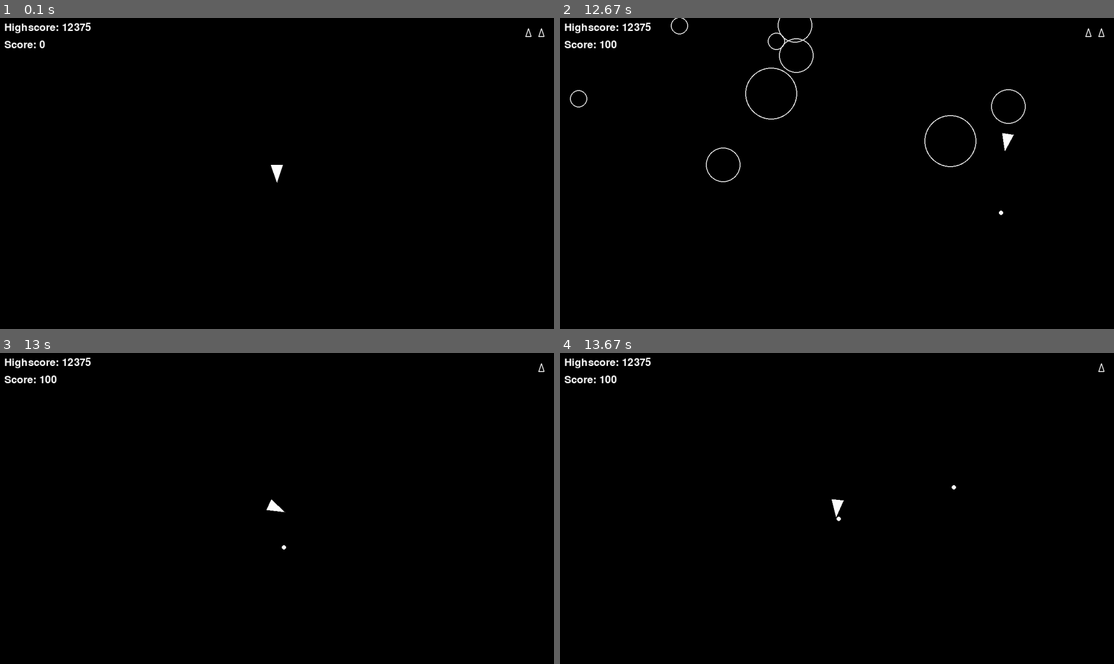
Above: before the commit, frames 1-4 (two rows, left to right).
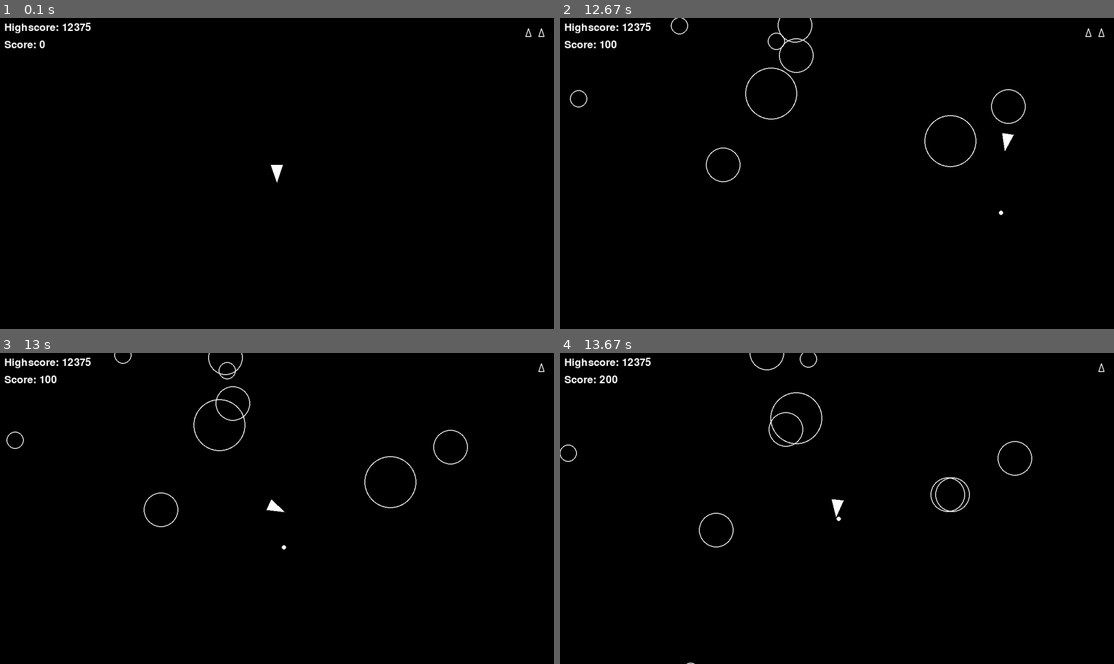
Above: after the commit, the same moments.

Repository: vinetailgames/pygames_asteroids
Game: pygame game, started from main.py
Same seed, same stepped clock (60 frames per second), same inputs: the game is played once before the commit and once after it.
Inputs:
- Up to frame 1 (0.1 s): no input
- Up to frame 2 (12.67 s): tap Space at 0.33, 0.73, 1.03, 1.3, 1.63, 1.93, 2.07, 2.47, 2.77, 3.13, 3.53, 3.83, 4.03, 4.33, 4.53, 4.87, 5.17, 5.37, 5.67, 5.93, 6.27, 6.57, 6.7, 7.1, 7.4, 7.77, 8.17, 8.47, 8.67, 8.97, 9.17, 9.5, 9.8, 10, 10.3, 10.57, 10.9, 11.2, 11.33, 11.73, 12.03, 12.4 s; hold Left 0.67-1.2 s; hold Down 1.23-1.53 s; hold Left 1.57-1.97 s; hold Up 2-2.37 s; hold Right 2.4-3.03 s; hold Down 3.07-3.43 s; hold Left 3.47-3.93 s; hold Right 3.97-4.43 s; hold Up 4.47-4.77 s; hold Right 4.8-5.27 s; hold Left 5.3-5.83 s; hold Down 5.87-6.17 s; hold Left 6.2-6.6 s; hold Up 6.63-7 s; hold Right 7.03-7.67 s; hold Down 7.7-8.07 s; hold Left 8.1-8.57 s; hold Right 8.6-9.07 s; hold Up 9.1-9.4 s; hold Right 9.43-9.9 s; hold Left 9.93-10.47 s; hold Down 10.5-10.8 s; hold Left 10.83-11.23 s; hold Up 11.27-11.63 s; hold Right 11.67-12.3 s; hold Down from 12.33 s (still down)
- Up to frame 3 (13 s): release Down at 12.7 s; hold Left from 12.73 s (still down); tap Space at 12.8 s
- Up to frame 4 (13.67 s): tap Space at 13.1, 13.3, 13.6 s; release Left at 13.2 s; hold Right from 13.23 s (still down)

Frames 1-2 are identical in both runs. In frame 3, 0.7% of the frame differs, in the area x 1-85%, y 0-57%; in frame 4, 0.7%, in the area x 0-86%, y 0-100%.

Commit message:
V: Removed kill method for when player loses life. Will handle what to do with asteroids later.

Diff:
--- a/main.py
+++ b/main.py
@@ -88,8 +88,6 @@
                     is_game_over = True
                     break
 
-                for a in asteroids:
-                    a.kill()
                 for s in shots:
                     s.kill()
                 player.respawn(SCREEN_WIDTH // 2, SCREEN_HEIGHT // 2)
